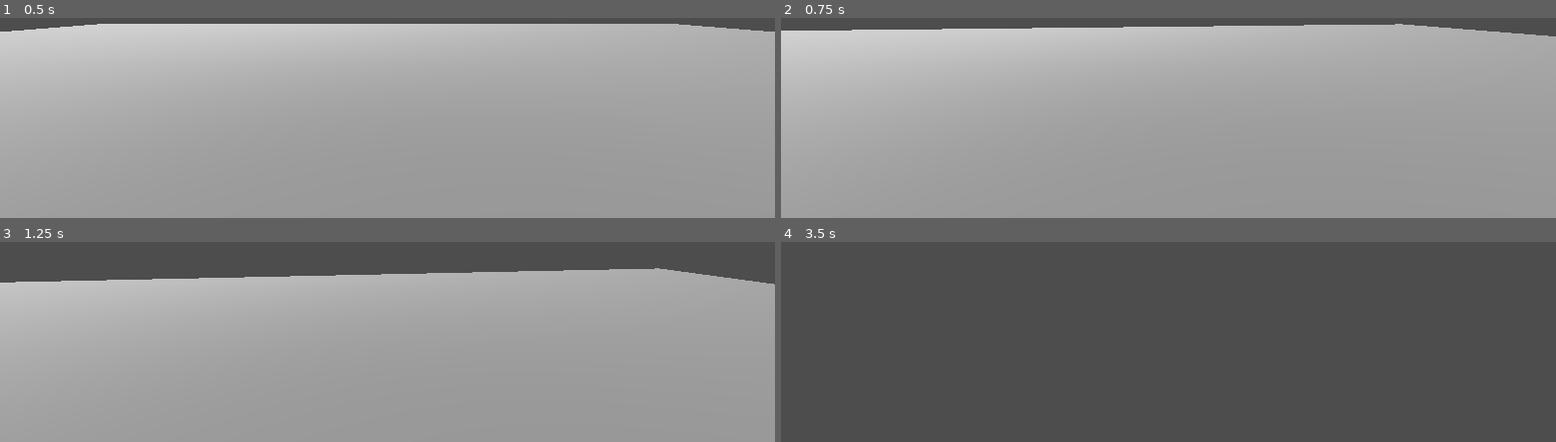
Above: before the commit, frames 1-4 (two rows, left to right).
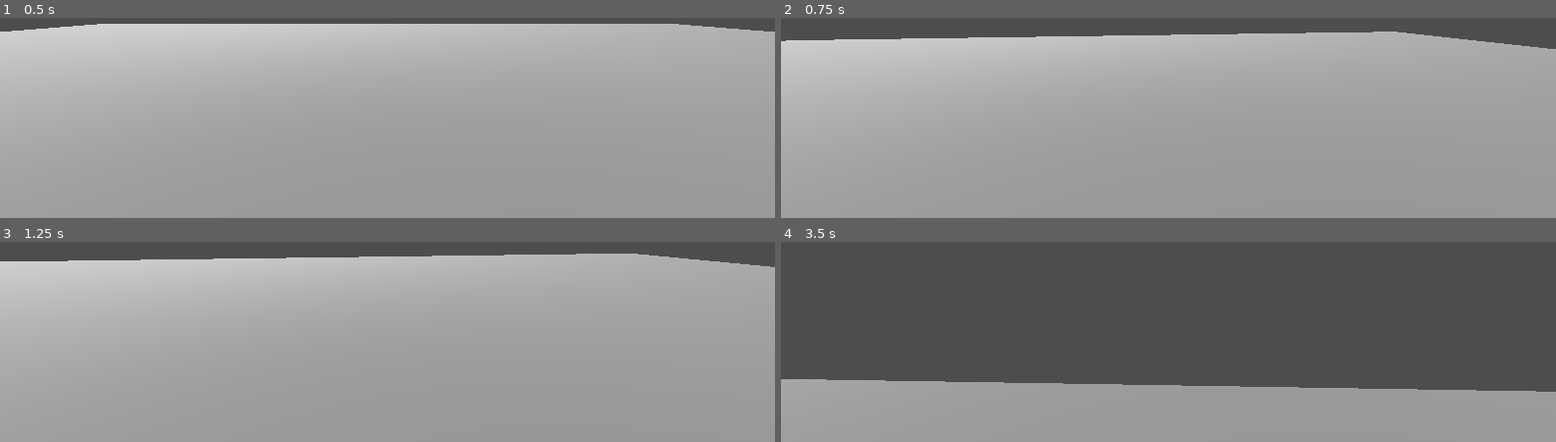
Above: after the commit, the same moments.

Repository: corkranspPA/APCSA-PostTerm2026
Game: Godot game, scene res://main.tscn
The game is run twice, just before and just after one commit, with the same random seed, the same clock (stepped at 60 frames per second) and the same inputs.
Inputs (mouse positions are in pixels of both pictures, inside the frame that each line leads up to):
- Up to frame 1 (0.5 s): no input
- Up to frame 2 (0.75 s): tap Enter at 0.5 s; move the mouse to (outside the picture) at 0.52 s; hold W (move_forward) from 0.53 s (still down); hold C (crouch, bound only after the commit) from 0.53 s (still down)
- Up to frame 3 (1.25 s): keep holding W (move_forward); keep holding C (crouch, bound only after the commit); tap Space (jump) at 0.77, 0.8, 1.07 s
- Up to frame 4 (3.5 s): keep holding W (move_forward); move the mouse to (outside the picture) at 1.27 s; release C (crouch, bound only after the commit) at 1.28 s; tap Space (jump) at 1.35, 1.52, 1.82, 2.3, 3.02, 3.32 s; tap C (crouch, bound only after the commit) at 1.55, 2.85 s; move the mouse to (outside the picture) at 2.02 s; hold C (crouch, bound only after the commit) 2.03-2.78 s; move the mouse to (outside the picture) at 2.77 s

Frame 1 is identical in both runs. In frame 2, 4.5% of the frame differs, in the area x 0-100%, y 2-16%; in frame 3, 8.8%; in frame 4, 28%, in the area x 0-100%, y 68-100%.

Commit message:
crouching

Diff:
--- a/player.gd
+++ b/player.gd
@@ -1,16 +1,27 @@
 extends CharacterBody3D
 
 @export var speed := 6.0
+@export var crouch_speed := 3.0
 @export var jump_velocity := 4.5
 @export var mouse_sensitivity := 0.002
 
 @onready var head: Node3D = $Head
 @onready var camera: Camera3D = $Head/Camera3D
+@onready var collision: CollisionShape3D = $CollisionShape3D
 
 var pitch := 0.0
+var is_crouching := false
+
+var normal_height := 2.0
+var crouch_height := 1.0
 
 func _ready() -> void:
 	Input.set_mouse_mode(Input.MOUSE_MODE_CAPTURED)
+
+	# store original capsule height safely
+	var shape = collision.shape as CapsuleShape3D
+	if shape:
+		normal_height = shape.height
 
 func _unhandled_input(event: InputEvent) -> void:
 	if event is InputEventMouseMotion:
@@ -24,10 +35,12 @@
 		Input.set_mouse_mode(Input.MOUSE_MODE_VISIBLE)
 
 func _physics_process(delta: float) -> void:
+	handle_crouch()
+
 	if not is_on_floor():
 		velocity += get_gravity() * delta
 
-	if Input.is_action_just_pressed("jump") and is_on_floor():
+	if Input.is_action_just_pressed("jump") and is_on_floor() and not is_crouching:
 		velocity.y = jump_velocity
 
 	var input_dir := Input.get_vector(
@@ -41,11 +54,29 @@
 		transform.basis * Vector3(input_dir.x, 0, input_dir.y)
 	).normalized()
 
+	var current_speed = crouch_speed if is_crouching else speed
+
 	if direction:
-		velocity.x = direction.x * speed
-		velocity.z = direction.z * speed
+		velocity.x = direction.x * current_speed
+		velocity.z = direction.z * current_speed
 	else:
-		velocity.x = move_toward(velocity.x, 0, speed)
-		velocity.z = move_toward(velocity.z, 0, speed)
+		velocity.x = move_toward(velocity.x, 0, current_speed)
+		velocity.z = move_toward(velocity.z, 0, current_speed)
 
 	move_and_slide()
+
+func handle_crouch() -> void:
+	var shape = collision.shape as CapsuleShape3D
+	if not shape:
+		return
+
+	if Input.is_action_pressed("crouch"):
+		if not is_crouching:
+			is_crouching = true
+			shape.height = crouch_height
+			camera.position.y = 0.8
+	else:
+		if is_crouching:
+			is_crouching = false
+			shape.height = normal_height
+			camera.position.y = 1.6
--- a/project.godot
+++ b/project.godot
@@ -46,6 +46,11 @@
 "events": [Object(InputEventKey,"resource_local_to_scene":false,"resource_name":"","device":-1,"window_id":0,"alt_press …(192 unchanged characters)…
 ]
 }
+crouch={
+"deadzone": 0.2,
+"events": [Object(InputEventKey,"resource_local_to_scene":false,"resource_name":"","device":-1,"window_id":0,"alt_pressed":false,"shift_pressed":false,"ctrl_pressed":false,"meta_pressed":false,"pressed":false,"keycode":0,"physical_keycode":67,"key_label":0,"unicode":99,"location":0,"echo":false,"script":null)
+]
+}
 
 [physics]
 
